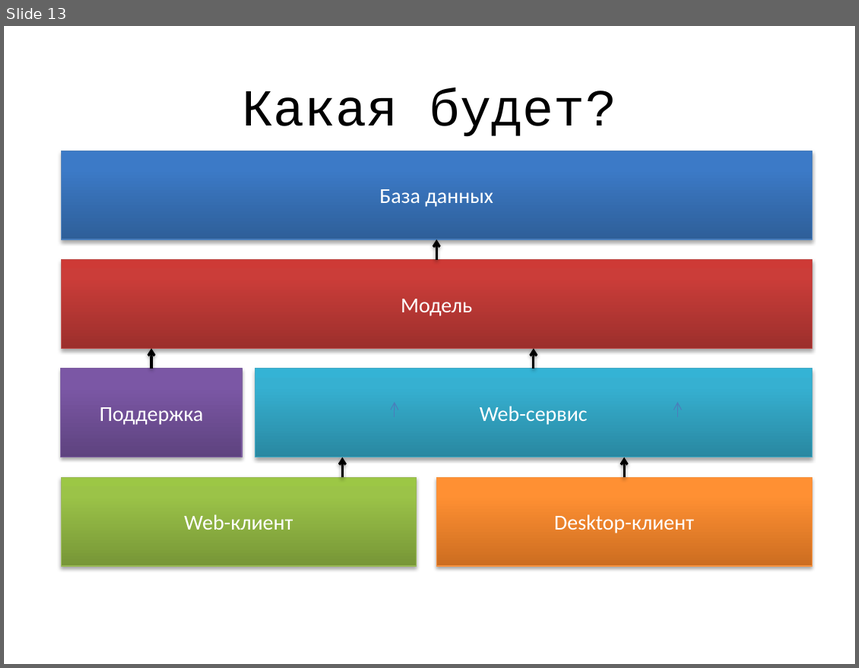
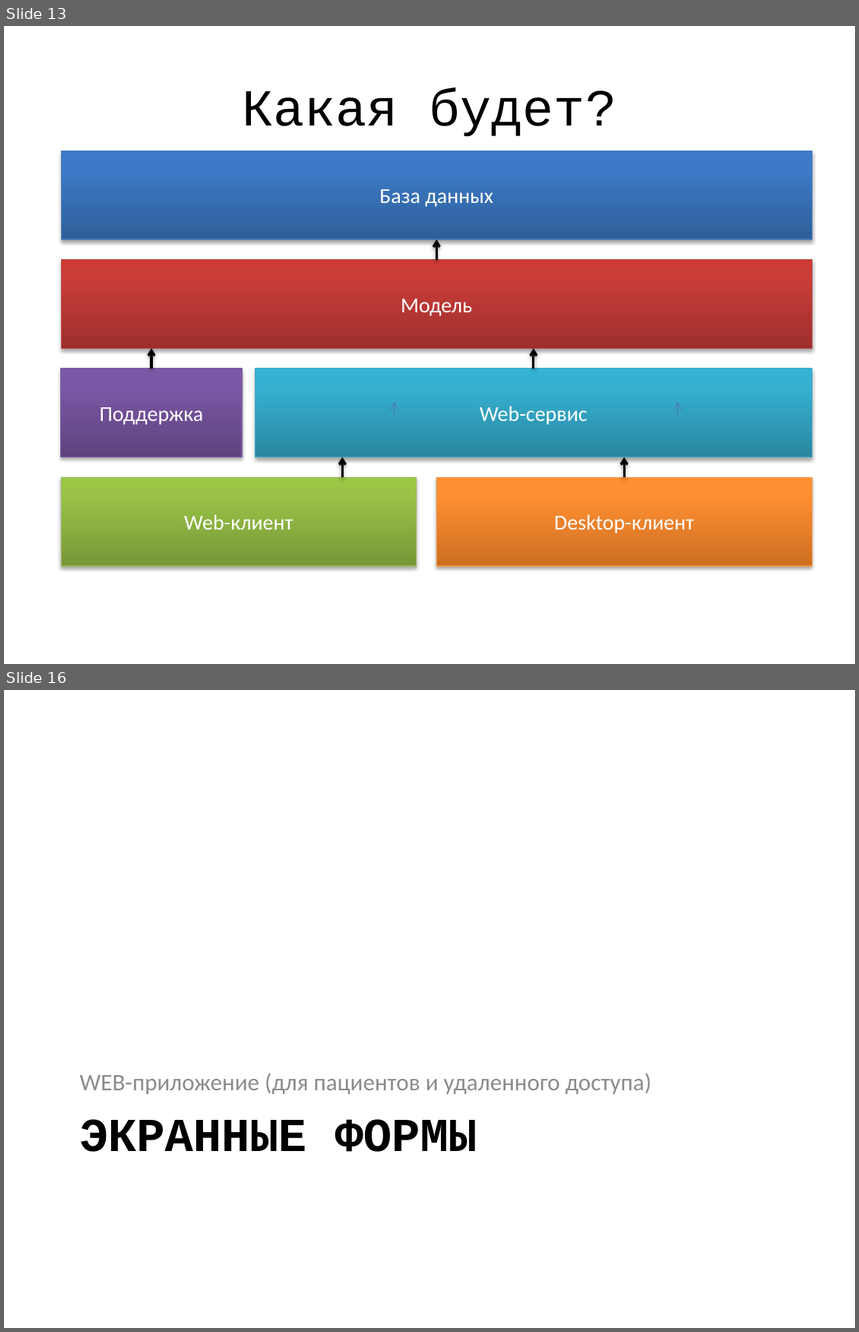
Before and after one commit to jpedraza/Health, a slide deck: Presentation/main.pptx. Shown one above the other, each under a label of ours: slide 13 before the commit, slides 13 and 16 after it; the slides between them are not shown. The pictures are 859x668 and 859x1332 pixels, drawn with LibreOffice and Linux fonts; fonts in the diff are those of the drawing. Boxes give left, top, right and bottom in pixels: in the first picture for what was removed or moved away, otherwise in the second. Text is boxed around its words. In the diff, an @@ line names an element or a change of style, - is before the commit and + after.

Commit message:
Добавлены экранные формы и схема БД.

```diff
--- a/Presentation/main.pptx
+++ b/Presentation/main.pptx
@@ slide 16 added at box(4, 690, 855, 1328), background #FFFFFF @@
@@ text added at box(80, 1073, 652, 1094), 20 pt, text #8C8C8C @@
+WEB-приложение (для пациентов и удаленного доступа)
@@ title added at box(80, 1119, 477, 1152), 40 pt, text #000000, bold @@
+ЭКРАННЫЕ ФОРМЫ
```
Also in this commit, not shown: 13 other slides added, 1 slide removed, 1 other file.
